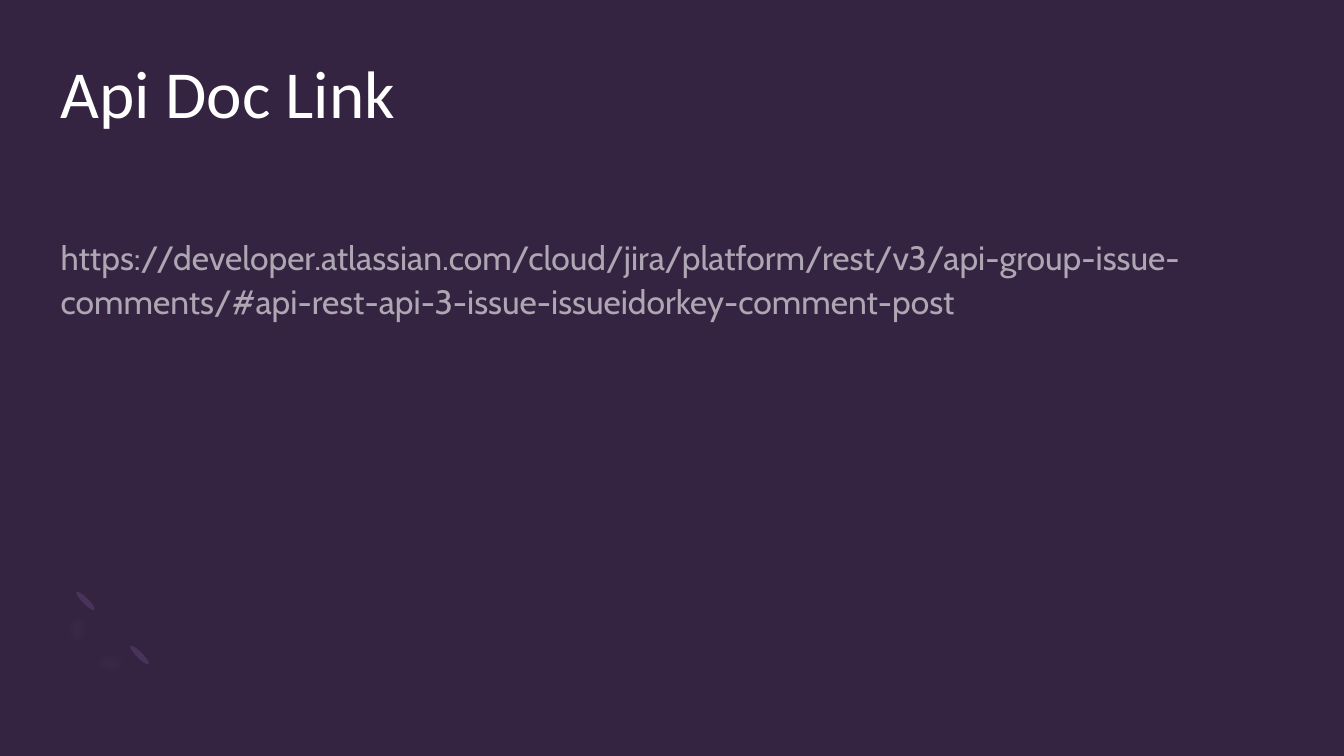
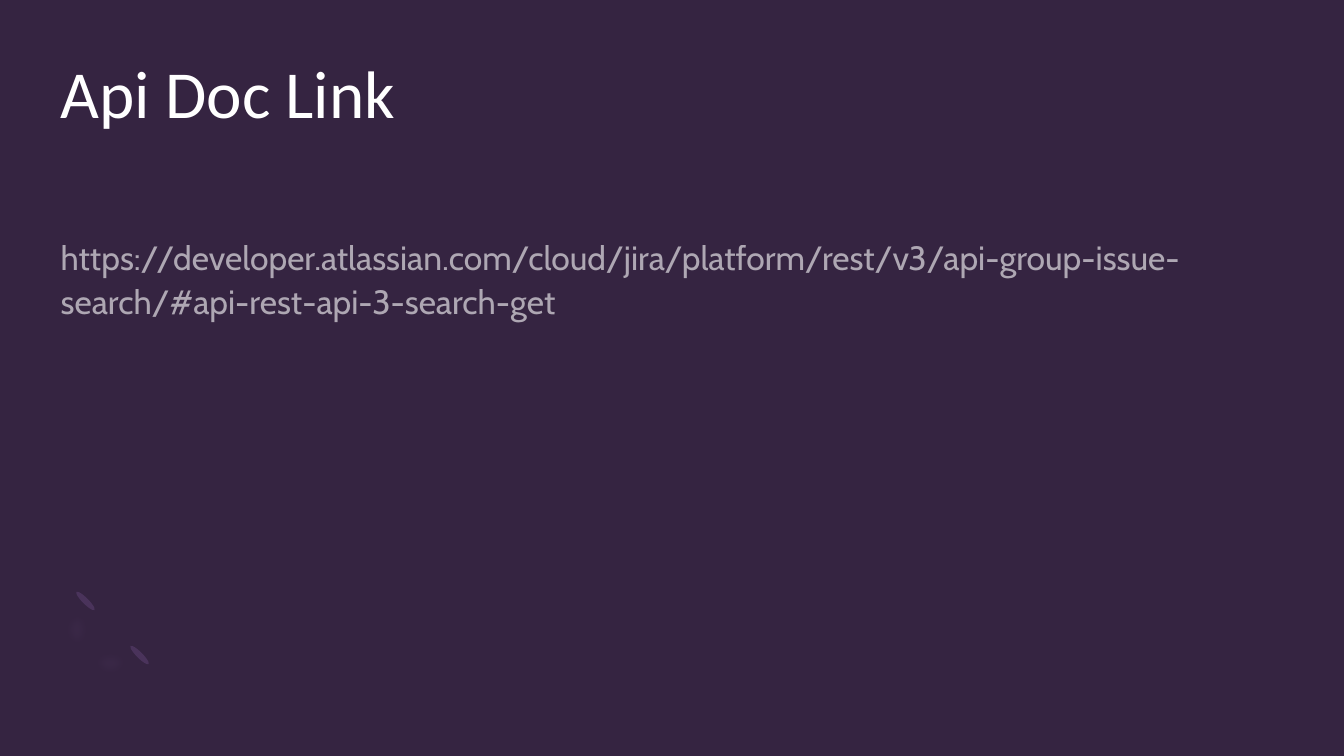
Before and after one commit to ronidas39/jira_automation, a slide deck: slide 2 of jira_tutorial_7.pptx. Drawn at 1344x756 pixels with LibreOffice and Linux fonts; fonts in the diff are those of the drawing. Boxes give left, top, right and bottom in pixels: in the first picture for what was removed or moved away, otherwise in the second. Text is boxed around its words. In the diff, an @@ line names an element or a change of style, - is before the commit and + after.

```diff
--- a/jira_tutorial_7.pptx
+++ b/jira_tutorial_7.pptx
@@ text at (61,245,1180,322): text changed @@
-https://developer.atlassian.com/cloud/jira/platform/rest/v3/api-group-issue-comments/#api-rest-api-3-issue-issueidorkey-comment-post
+https://developer.atlassian.com/cloud/jira/platform/rest/v3/api-group-issue-search/#api-rest-api-3-search-get
```
Also in this commit, not shown: 2 other slides changed, 4 other files.
